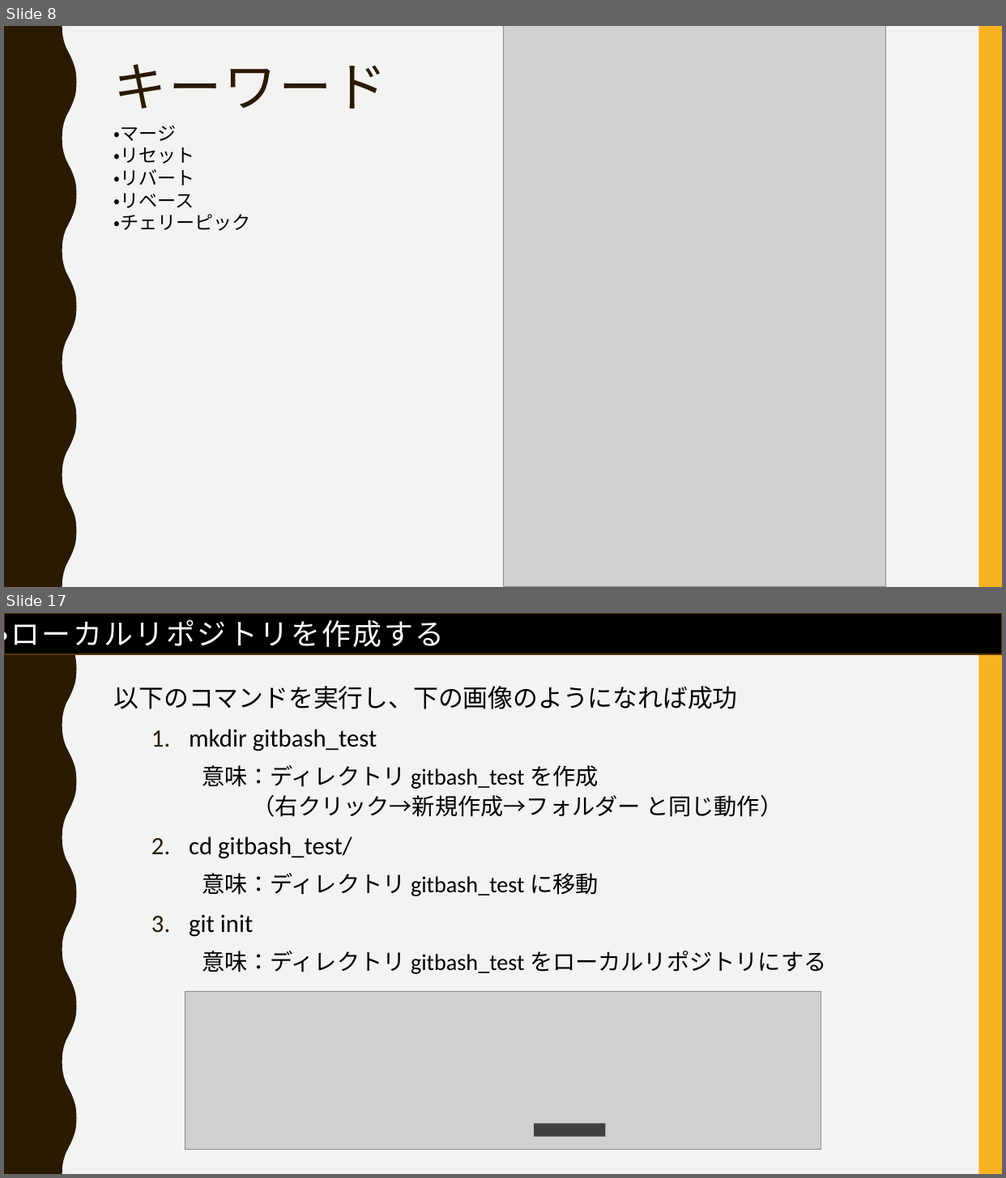
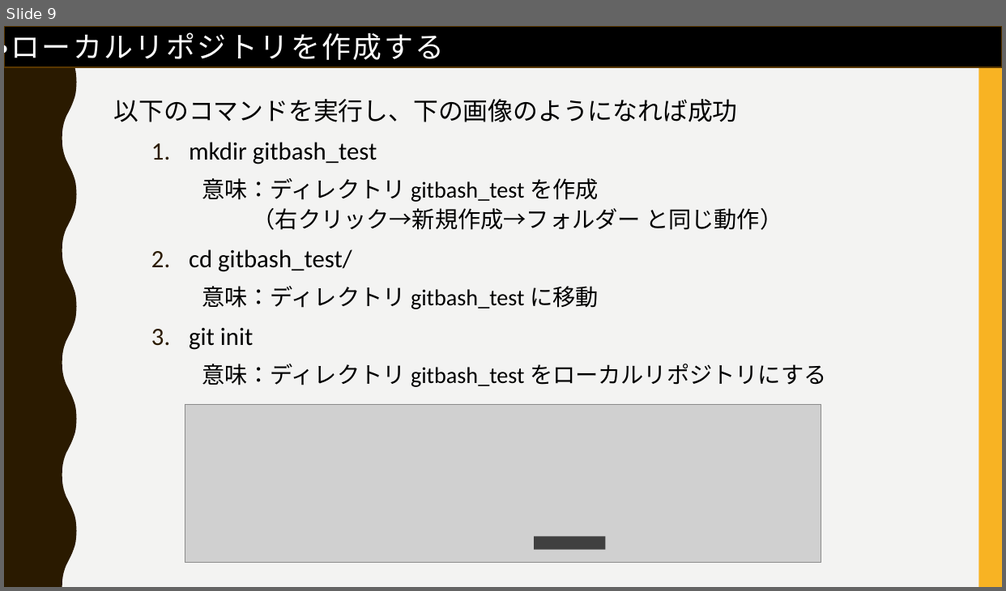
Before and after one commit to FIY24554/git_test, a slide deck: gitについて_松家.pptx. Shown one above the other, each under a label of ours: slides 8 and 17 before the commit, slide 9 after it; the slides between them are not shown. The pictures are 1006x1178 and 1006x591 pixels, drawn with LibreOffice and Linux fonts; fonts in the diff are those of the drawing; grey boxes stand for pictures. Boxes give left, top, right and bottom in pixels: in the first picture for what was removed or moved away, otherwise in the second. Text is boxed around its words. In the diff, an @@ line names an element or a change of style, - is before the commit and + after.

```diff
--- a/gitについて_松家.pptx
+++ b/gitについて_松家.pptx
@@ slide 8 removed at [4,26,1002,587], background #F3F3F2; not listed: 2 template elements that a slide beside it also shows @@
@@ picture removed at [503,26,886,587] @@
@@ title removed at [114,64,387,109] @@
-キーワード
@@ text removed at [114,126,252,231] @@
-・マージ
-・リセット
-・リバート
-・リベース
-・チェリーピック
@@ what was slide 17 is now slide 9 @@
```
Also in this commit, not shown: 4 slides changed, 8 slides added, 12 other slides removed.
